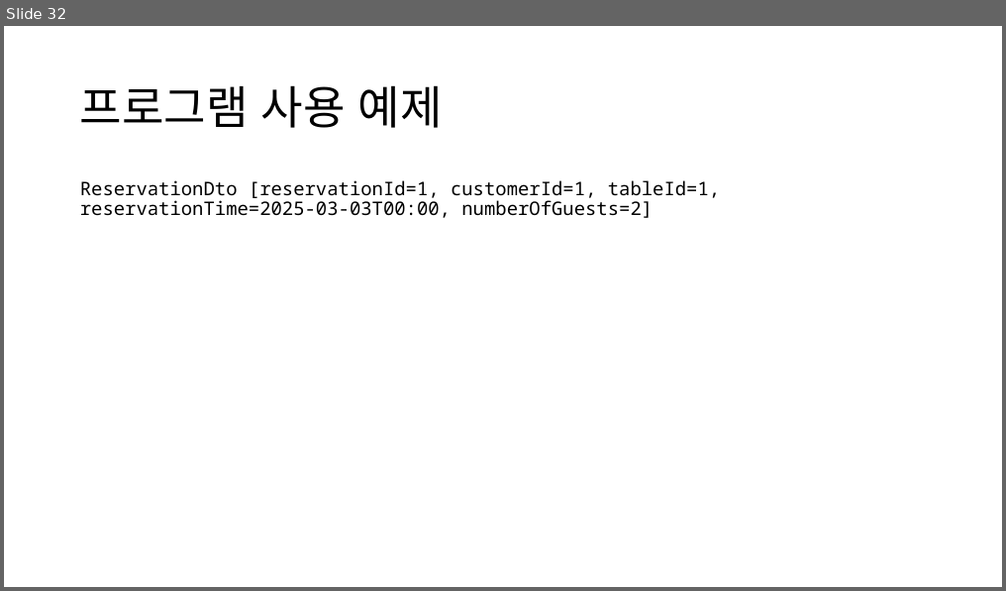
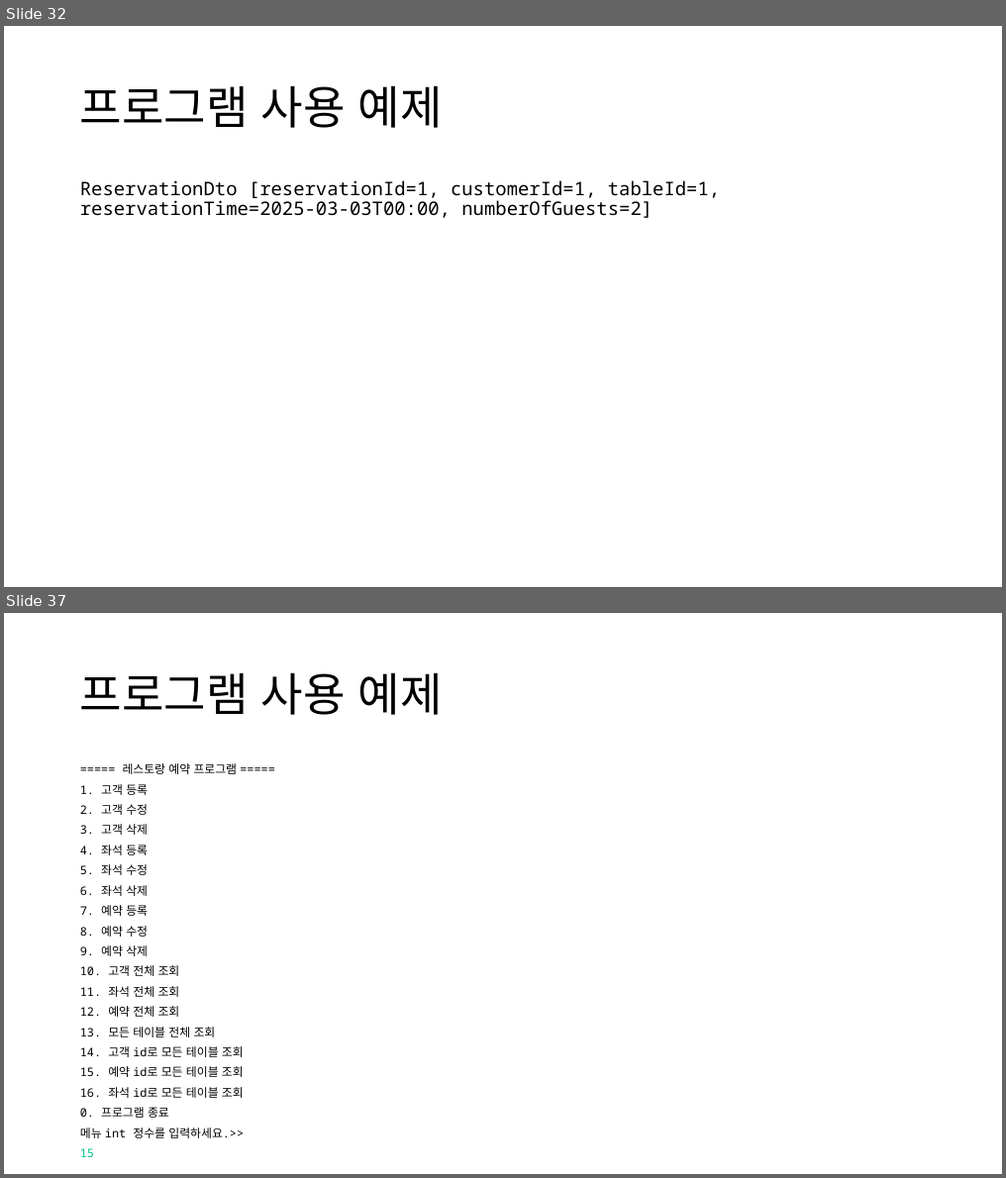
Before and after one commit to TaYaKi71751/gukbi, a slide deck: ppt/Oracle DB Project.pptx. Shown one above the other, each under a label of ours: slide 32 before the commit, slides 32 and 37 after it; the slides between them are not shown. The pictures are 1006x591 and 1006x1178 pixels, drawn with LibreOffice and Linux fonts; fonts in the diff are those of the drawing. Boxes give left, top, right and bottom in pixels: in the first picture for what was removed or moved away, otherwise in the second. Text is boxed around its words. In the diff, an @@ line names an element or a change of style, - is before the commit and + after.

```diff
--- a/ppt/Oracle DB Project.pptx
+++ b/ppt/Oracle DB Project.pptx
@@ slide 37 added at bbox=[4, 613, 1002, 1174], background #FFFFFF @@
@@ title added at bbox=[80, 672, 443, 715], 44 pt, text #000000 @@
+프로그램 사용 예제
@@ text added at bbox=[80, 763, 244, 1157], 11.2 pt, text #000000 @@
+===== 레스토랑 예약 프로그램 =====
+1. 고객 등록
+2. 고객 수정
+3. 고객 삭제
+4. 좌석 등록
+5. 좌석 수정
+6. 좌석 삭제
+7. 예약 등록
+8. 예약 수정
+9. 예약 삭제
+10. 고객 전체 조회
+11. 좌석 전체 조회
+12. 예약 전체 조회
+13. 모든 테이블 전체 조회
+14. 고객 id로 모든 테이블 조회
+15. 예약 id로 모든 테이블 조회
+16. 좌석 id로 모든 테이블 조회
+0. 프로그램 종료
+메뉴 int 정수를 입력하세요.>>
+15
```
Also in this commit, not shown: 18 slides changed, 7 other slides added, 5 other files.
